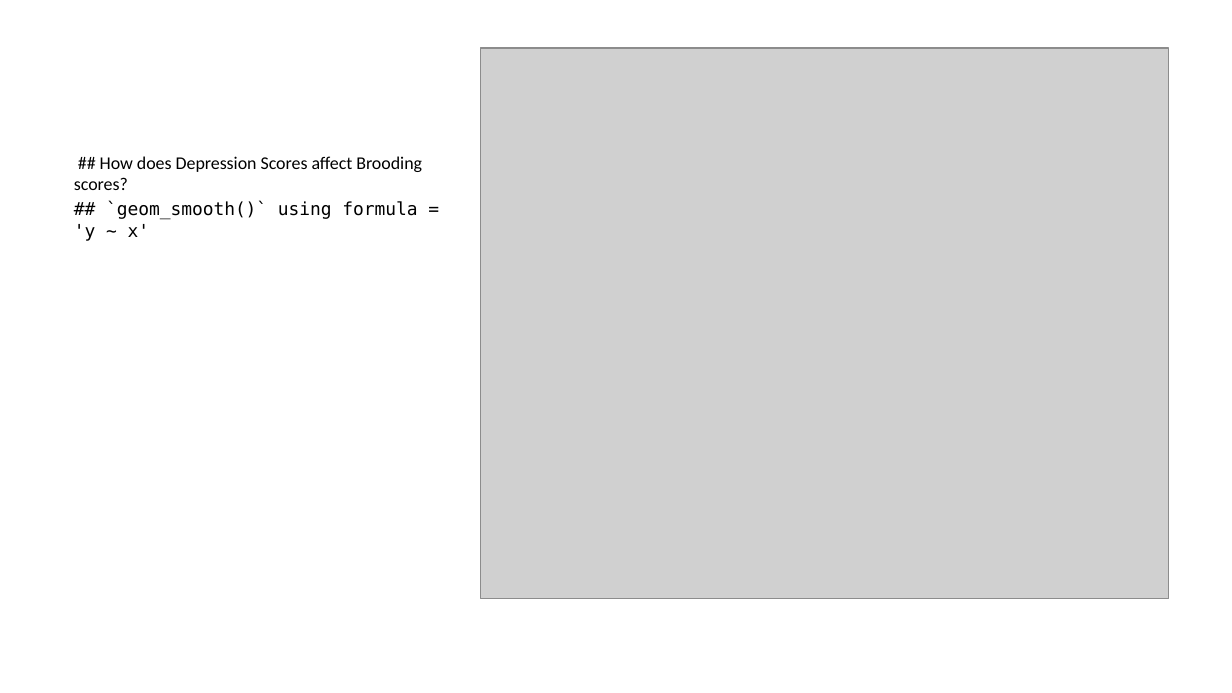
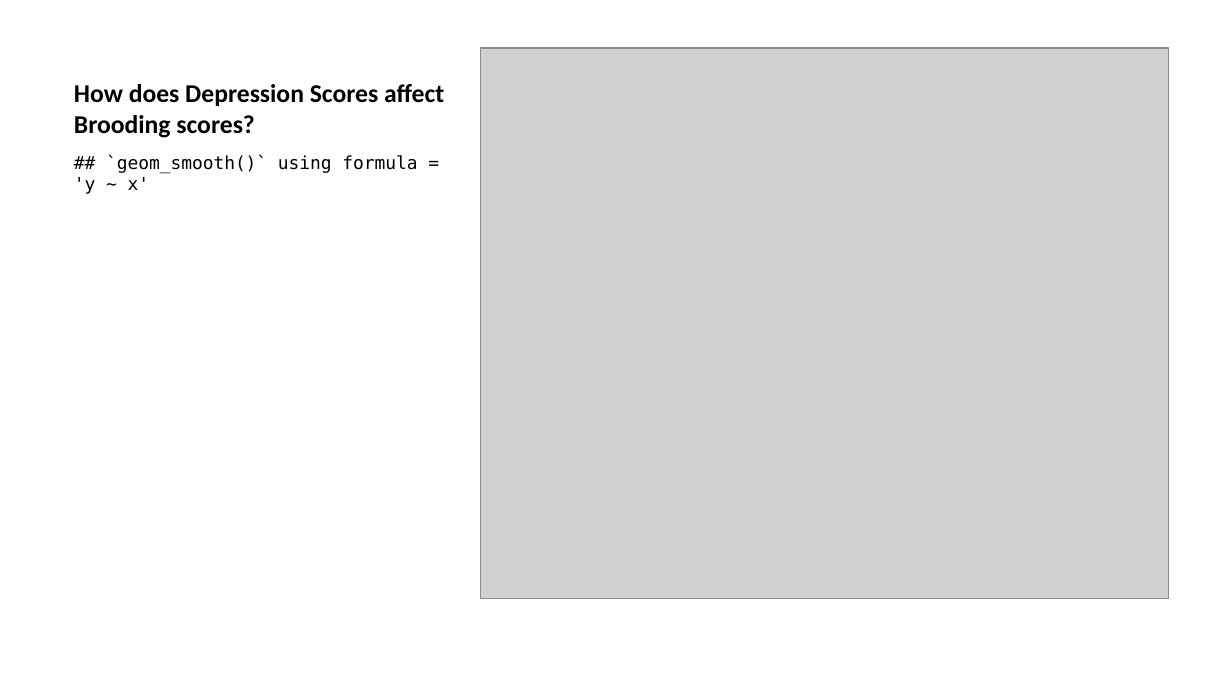
Before and after one commit to aksh11335/BIS15W2023_asrivatsa, a slide deck: slide 10 of R_project/Presentaion_Bis15.pptx. Drawn at 1232x693 pixels with LibreOffice and Linux fonts; fonts in the diff are those of the drawing; grey boxes stand for pictures. Boxes give left, top, right and bottom in pixels: in the first picture for what was removed or moved away, otherwise in the second. Text is boxed around its words. In the diff, an @@ line names an element or a change of style, - is before the commit and + after.

```diff
--- a/R_project/Presentaion_Bis15.pptx
+++ b/R_project/Presentaion_Bis15.pptx
@@ title added at (74, 84, 444, 138), 15 pt, text #000000, bold @@
+How does Depression Scores affect Brooding scores?
@@ text at (74, 156, 422, 190): paragraph removed @@
-## How does Depression Scores affect Brooding scores?
```
Also in this commit, not shown: 1 other slide changed, 6 slides added, 4 other files.
